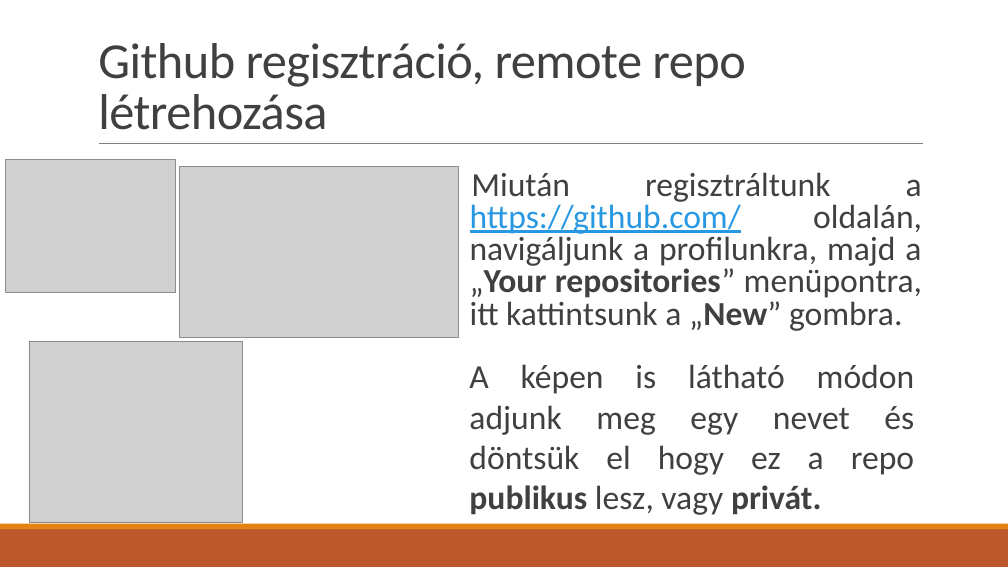
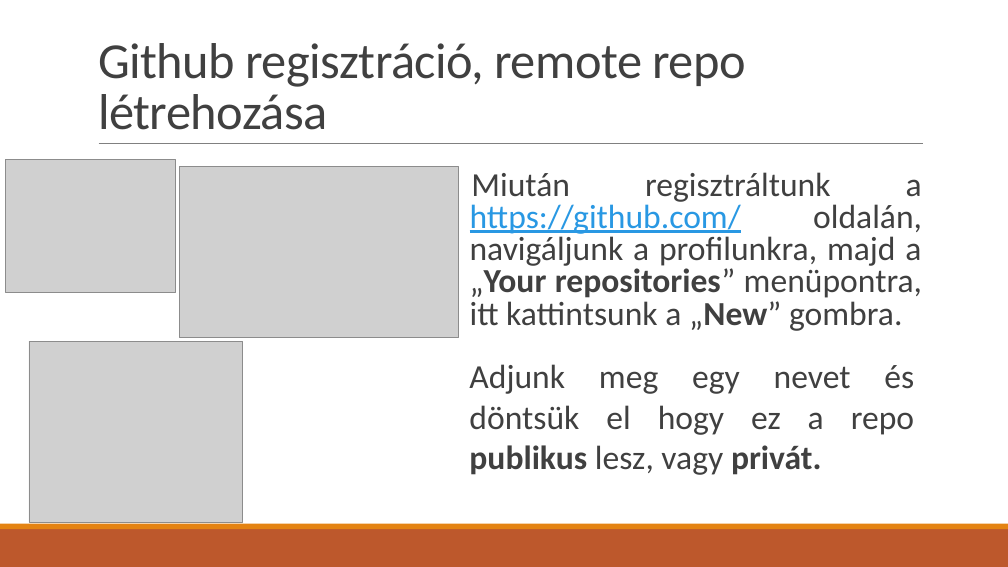
Before and after one commit to BognarBalint/Ikt_Projektmunka_2024-2025_Bogn-r_Roli_Kimi, a slide deck: slide 2 of Git_használat.pptx. Drawn at 1008x567 pixels with LibreOffice and Linux fonts; fonts in the diff are those of the drawing; grey boxes stand for pictures. Boxes give left, top, right and bottom in pixels: in the first picture for what was removed or moved away, otherwise in the second. Text is boxed around its words. In the diff, an @@ line names an element or a change of style, - is before the commit and + after.

Commit message:
Végleges PPT

```diff
--- a/Git_használat.pptx
+++ b/Git_használat.pptx
@@ text at <box>469,364,914,475</box>: text changed @@
-A képen is látható módon adjunk meg egy nevet és döntsük el hogy ez a repo publikus lesz, vagy privát.
+Adjunk meg egy nevet és döntsük el hogy ez a repo publikus lesz, vagy privát.
```
